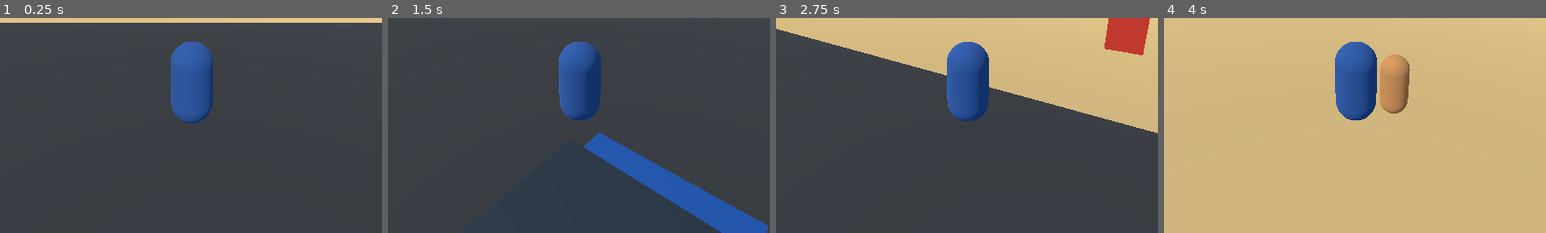
Above: before the commit, frames 1-4 (left to right).
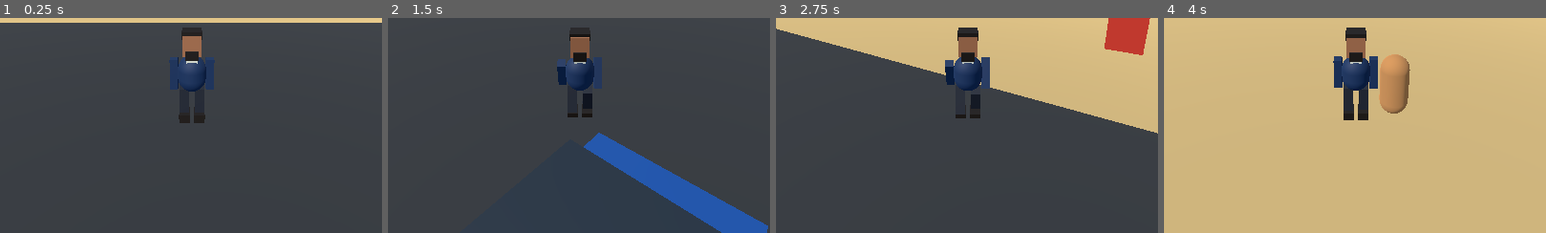
Above: after the commit, the same moments.

Repository: gyarasigujjar57-ops/ProjectZ-OpenWorld
Game: Godot game, scene res://scenes/Main.tscn
The game is run twice, just before and just after one commit, with the same random seed, the same clock (stepped at 60 frames per second) and the same inputs.
Inputs (mouse positions are % of the whole screen's width and height, from its top left):
- Up to frame 1 (0.25 s): no input
- Up to frame 2 (1.5 s): tap Enter (ui_accept) at 0.5, 0.77 s; move the mouse to (72, 45) at 0.52 s; hold Right (ui_right) 0.53-1.28 s; hold Shift 0.53-1.28 s; click (72, 45) at 0.67 s; move the mouse to (45, 50) at 1.27 s; hold Up (ui_up) from 1.28 s (still down); tap Shift at 1.35 s
- Up to frame 3 (2.75 s): keep holding Up (ui_up); tap Enter (ui_accept) at 1.52 s; move the mouse to (52, 48) at 2.02 s; hold Shift from 2.03 s (still down); tap E at 2.1 s
- Up to frame 4 (4 s): keep holding Up (ui_up); move the mouse to (49, 52) at 2.77 s; release Shift at 2.78 s; tap F at 2.85 s; click (49, 52) at 2.92 s; tap Enter (ui_accept) at 3.02, 3.77 s; tap Shift at 3.05 s; move the mouse to (57, 51) at 3.52 s; hold Shift from 3.53 s (still down)
The pictures show only the part of the screen within x 25-75%, y 50-100%; the shares and areas given below are measured in that part.

The runs differ from the first frame. In frame 1, 4.1% of the frame differs, in the area x 44-57%, y 4-49%; in frame 2, 3.7%; in frame 3, 3.9%; in frame 4, 3.8%.

Commit message:
Replace player capsule with a bearded third-person hero and walking animation

Diff:
--- a/scripts/player.gd
+++ b/scripts/player.gd
@@ -16,6 +16,11 @@
 var current_vehicle: CharacterBody3D
 var health := 100
 var health_label: Label
+var hero_left_arm: MeshInstance3D
+var hero_right_arm: MeshInstance3D
+var hero_left_leg: MeshInstance3D
+var hero_right_leg: MeshInstance3D
+var hero_walk_clock := 0.0
 
 func _ready() -> void:
 	var shape := CapsuleShape3D.new()
@@ -25,16 +30,7 @@
 	collision.shape = shape
 	collision.position.y = 0.9
 	add_child(collision)
-	var mesh := MeshInstance3D.new()
-	var capsule := CapsuleMesh.new()
-	capsule.radius = 0.45
-	capsule.height = 1.8
-	mesh.mesh = capsule
-	mesh.position.y = 0.9
-	var body_mat := StandardMaterial3D.new()
-	body_mat.albedo_color = Color(0.12, 0.28, 0.52)
-	mesh.material_override = body_mat
-	add_child(mesh)
+	_create_hero_visual()
 	camera_pivot = Node3D.new()
 	camera_pivot.position.y = 1.5
 	add_child(camera_pivot)
@@ -208,6 +204,62 @@
 	if Input.is_action_just_pressed("ui_accept") and is_on_floor():
 		velocity.y = jump_velocity
 	move_and_slide()
+	_animate_hero(delta)
+
+
+func _create_hero_visual() -> void:
+	var skin := _hero_material(Color(0.58, 0.37, 0.24))
+	var jacket := _hero_material(Color(0.055, 0.16, 0.30))
+	var pants := _hero_material(Color(0.10, 0.12, 0.16))
+	var hair := _hero_material(Color(0.07, 0.045, 0.03))
+	var boots := _hero_material(Color(0.08, 0.055, 0.035))
+	_add_hero_part("JacketTorso", Vector3(0, 1.12, 0), Vector3(0.58, 0.72, 0.34), jacket, true)
+	_add_hero_part("Head", Vector3(0, 1.78, 0), Vector3(0.39, 0.44, 0.37), skin, false)
+	_add_hero_part("Hair", Vector3(0, 2.0, -0.015), Vector3(0.41, 0.15, 0.39), hair, false)
+	_add_hero_part("Beard", Vector3(0, 1.58, 0.18), Vector3(0.27, 0.19, 0.10), hair, false)
+	_add_hero_part("ShirtFront", Vector3(0, 1.25, 0.176), Vector3(0.23, 0.44, 0.025), _hero_material(Color(0.78, 0.78, 0.70)), false)
+	hero_left_arm = _add_hero_part("LeftArm", Vector3(-0.38, 1.12, 0), Vector3(0.17, 0.66, 0.19), jacket, false)
+	hero_right_arm = _add_hero_part("RightArm", Vector3(0.38, 1.12, 0), Vector3(0.17, 0.66, 0.19), jacket, false)
+	hero_left_leg = _add_hero_part("LeftLeg", Vector3(-0.16, 0.48, 0), Vector3(0.21, 0.62, 0.24), pants, false)
+	hero_right_leg = _add_hero_part("RightLeg", Vector3(0.16, 0.48, 0), Vector3(0.21, 0.62, 0.24), pants, false)
+	_add_hero_part("LeftBoot", Vector3(-0.16, 0.16, 0.055), Vector3(0.23, 0.18, 0.34), boots, false)
+	_add_hero_part("RightBoot", Vector3(0.16, 0.16, 0.055), Vector3(0.23, 0.18, 0.34), boots, false)
+
+func _hero_material(color: Color) -> StandardMaterial3D:
+	var material := StandardMaterial3D.new()
+	material.albedo_color = color
+	material.roughness = 0.72
+	return material
+
+func _add_hero_part(part_name: String, at: Vector3, size: Vector3, material: Material, capsule_shape: bool) -> MeshInstance3D:
+	var part := MeshInstance3D.new()
+	part.name = part_name
+	if capsule_shape:
+		var capsule := CapsuleMesh.new()
+		capsule.radius = 0.30
+		capsule.height = 0.78
+		part.mesh = capsule
+	else:
+		var box := BoxMesh.new()
+		box.size = size
+		part.mesh = box
+	part.position = at
+	part.material_override = material
+	add_child(part)
+	return part
+
+func _animate_hero(delta: float) -> void:
+	var moving := Vector2(velocity.x, velocity.z).length() > 0.6 and is_on_floor()
+	if moving:
+		hero_walk_clock += delta * (12.0 if touch_sprint or Input.is_key_pressed(KEY_SHIFT) else 8.0)
+	else:
+		hero_walk_clock = move_toward(hero_walk_clock, 0.0, delta * 5.0)
+	var swing := sin(hero_walk_clock) * (0.48 if moving else 0.04)
+	if hero_left_arm != null:
+		hero_left_arm.rotation.x = swing
+		hero_right_arm.rotation.x = -swing
+		hero_left_leg.rotation.x = -swing * 0.75
+		hero_right_leg.rotation.x = swing * 0.75
 
 
 func _shoot() -> void:
